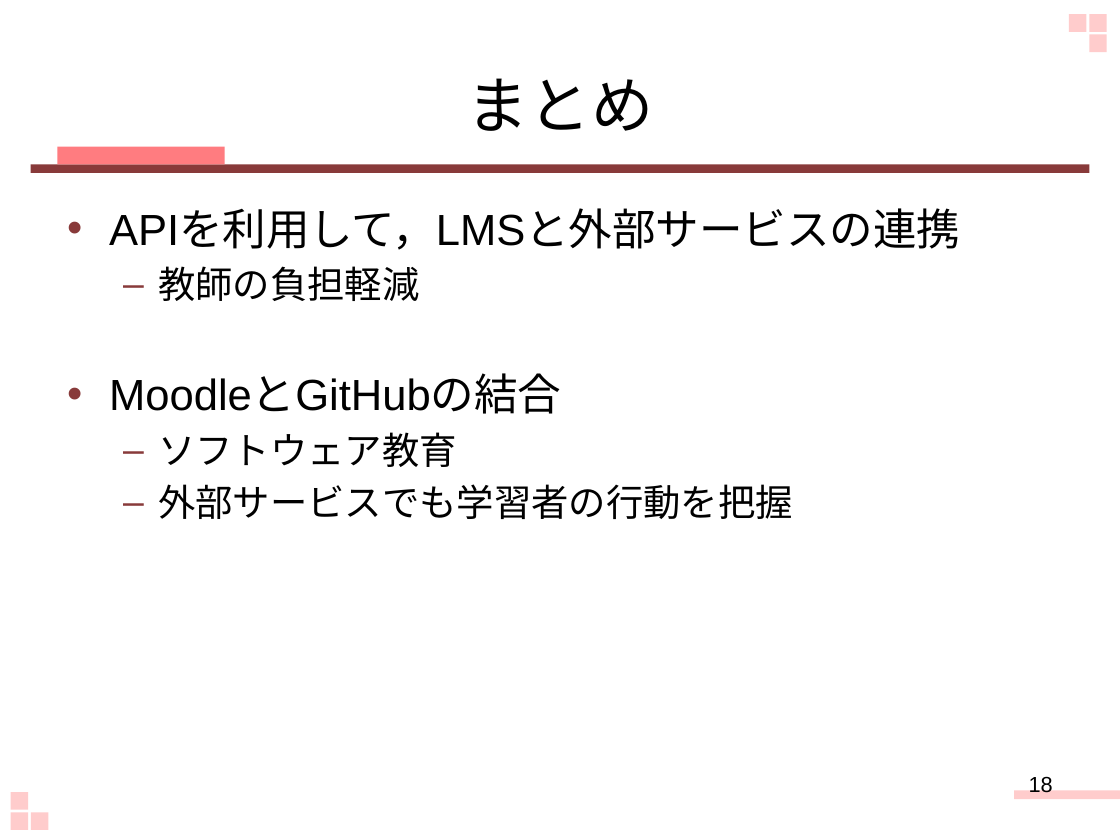
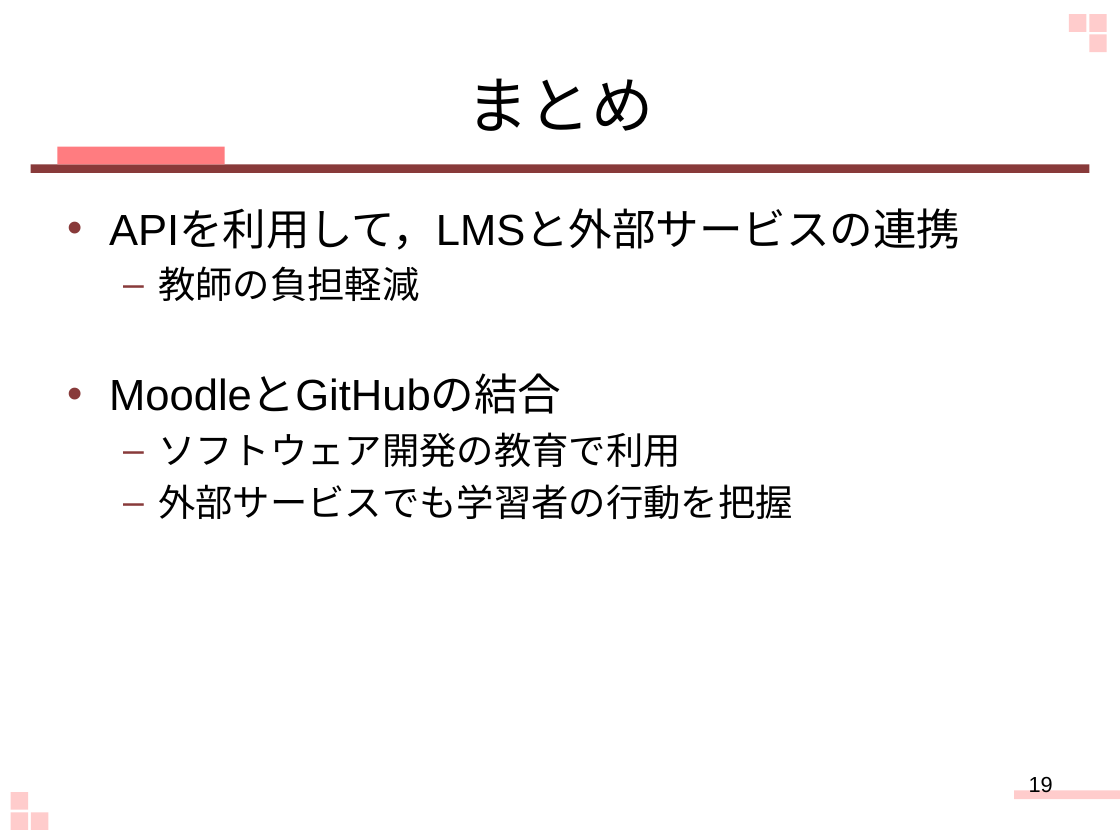
Before and after one commit to keimatsui/kadai, a slide deck: slide 19 of 卒業論文/2012/野口杏子/最終発表.pptx (slide 18 before the commit). Drawn at 1120x840 pixels with LibreOffice and Linux fonts; fonts in the diff are those of the drawing. Boxes give left, top, right and bottom in pixels: in the first picture for what was removed or moved away, otherwise in the second. Text is boxed around its words. In the diff, an @@ line names an element or a change of style, - is before the commit and + after.

```diff
--- a/卒業論文/2012/野口杏子/最終発表.pptx
+++ b/卒業論文/2012/野口杏子/最終発表.pptx
@@ text at (158,432,681,467): text changed @@
-  – ソフトウェア教育
+  – ソフトウェア開発の教育で利用
@@ page number at (1029,775,1053,793): text changed @@
-18
+19
```
Also in this commit, not shown: 6 other slides changed, 1 slide added.
